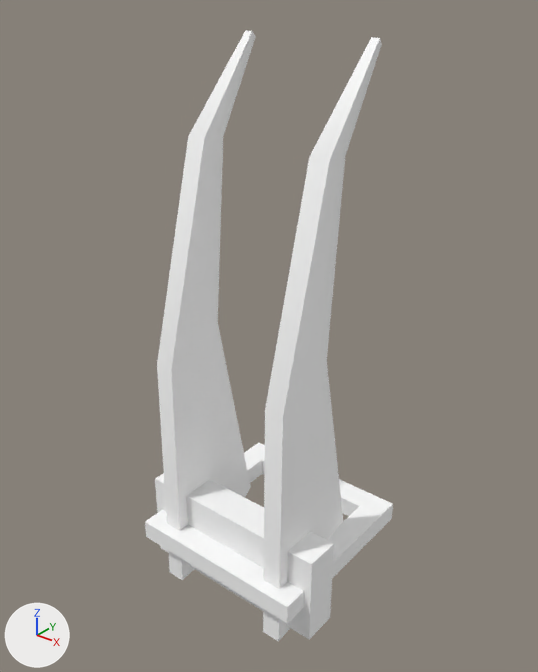
The glTF model assets/synty/simple_fantasy/models/SF_Wep_Claws_01.glb: old version first, new version second.
Rendered twice from a 50 mm lens placed at (0.009, -0.01133, 0.0133), pointed at (-0.00008, 0.00002, 0.00627). Every picture has the same lights, and +X, +Y and +Z are marked at lower left.

The first picture shows 'SF_Wep_Claws_01'.
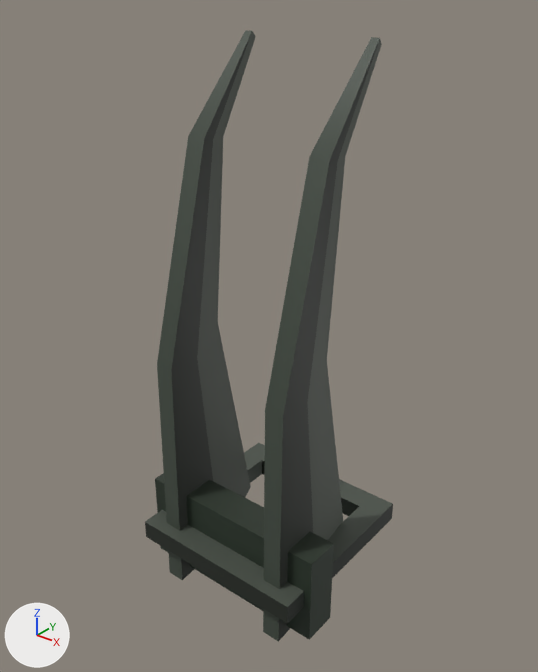
Diff of the bpy script that builds the scene:
```diff
--- a/assets/synty/simple_fantasy/models/SF_Wep_Claws_01.glb.py
+++ b/assets/synty/simple_fantasy/models/SF_Wep_Claws_01.glb.py
@@ img_undead_footman_01 @@
+img_undead_footman_01 = load_image('Undead_Footman_01', '_unpacked/Undead_Footman_01', 512, 512, 'sRGB')
@@ mat_lambert1 @@
 mat_lambert1 = principled_material('lambert1')
-mat_lambert1.base_color = (1.0, 1.0, 1.0)  # white #ffffff
+mat_lambert1.texture = img_undead_footman_01
 mat_lambert1.roughness = 0.553
```

What differs and where, as boxes (x1, y1, x2, y2) in the pictures (538 x 672 px):
'SF_Wep_Claws_01', surface changed (white to grey): (145, 30, 393, 642) in both
